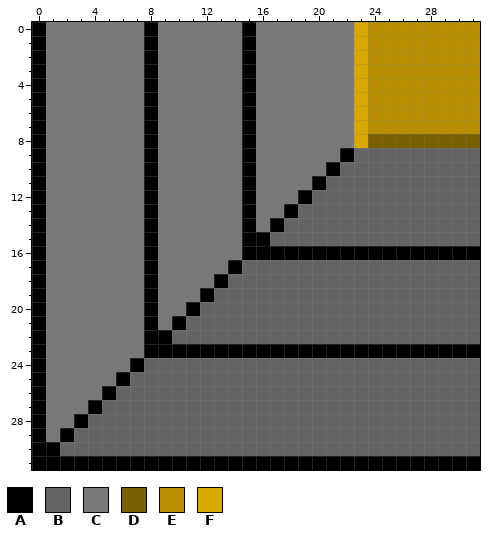
Two states of a pixel-art sprite, view/resources/brick-walls03.png. The first picture shows the starting point.
The file is 32x32 pixels.
Palette (. is transparent): A #000000  B #646464  C #797979  D #7b5f01  E #b98f00  F #daa900
Pixels before, first column x 0:
 0 ACCCCCCCACCCCCCACCCCCCCFEEEEEEEE
 1 ACCCCCCCACCCCCCACCCCCCCFEEEEEEEE
 2 ACCCCCCCACCCCCCACCCCCCCFEEEEEEEE
 3 ACCCCCCCACCCCCCACCCCCCCFEEEEEEEE
 4 ACCCCCCCACCCCCCACCCCCCCFEEEEEEEE
 5 ACCCCCCCACCCCCCACCCCCCCFEEEEEEEE
 6 ACCCCCCCACCCCCCACCCCCCCFEEEEEEEE
 7 ACCCCCCCACCCCCCACCCCCCCFEEEEEEEE
 8 ACCCCCCCACCCCCCACCCCCCCFDDDDDDDD
 9 ACCCCCCCACCCCCCACCCCCCABBBBBBBBB
10 ACCCCCCCACCCCCCACCCCCABBBBBBBBBB
11 ACCCCCCCACCCCCCACCCCABBBBBBBBBBB
12 ACCCCCCCACCCCCCACCCABBBBBBBBBBBB
13 ACCCCCCCACCCCCCACCABBBBBBBBBBBBB
14 ACCCCCCCACCCCCCACABBBBBBBBBBBBBB
15 ACCCCCCCACCCCCCAABBBBBBBBBBBBBBB
16 ACCCCCCCACCCCCCAAAAAAAAAAAAAAAAA
17 ACCCCCCCACCCCCABBBBBBBBBBBBBBBBB
18 ACCCCCCCACCCCABBBBBBBBBBBBBBBBBB
19 ACCCCCCCACCCABBBBBBBBBBBBBBBBBBB
20 ACCCCCCCACCABBBBBBBBBBBBBBBBBBBB
21 ACCCCCCCACABBBBBBBBBBBBBBBBBBBBB
22 ACCCCCCCAABBBBBBBBBBBBBBBBBBBBBB
23 ACCCCCCCAAAAAAAAAAAAAAAAAAAAAAAA
24 ACCCCCCABBBBBBBBBBBBBBBBBBBBBBBB
25 ACCCCCABBBBBBBBBBBBBBBBBBBBBBBBB
26 ACCCCABBBBBBBBBBBBBBBBBBBBBBBBBB
27 ACCCABBBBBBBBBBBBBBBBBBBBBBBBBBB
28 ACCABBBBBBBBBBBBBBBBBBBBBBBBBBBB
29 ACABBBBBBBBBBBBBBBBBBBBBBBBBBBBB
30 AABBBBBBBBBBBBBBBBBBBBBBBBBBBBBB
31 AAAAAAAAAAAAAAAAAAAAAAAAAAAAAAAA
Now the later version:
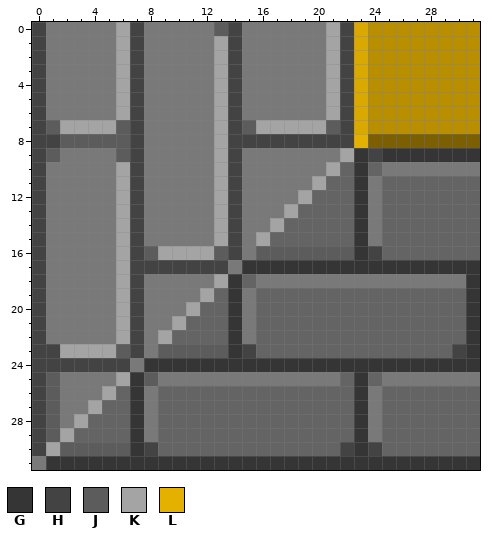
Colours new in this view: G #353535  H #434343  J #5d5c5c  K #a4a4a4  L #e5b100
Change:
Colour A becomes colour B in row 16 at x 25 to 31; in row 23 at x 16 to 29.
Colour A becomes colour C in rows 0 to 6 at x 8 and 15; in rows 7 to 8 at x 8; in rows 9 to 15 at x 8 and 15; in row 16 at x 15; in row 17 at x 14; in rows 18 to 23 at x 8.
Colour A becomes colour C in row 24 at x 7; in row 31 at x 0.
Colour B becomes colour C in row 10 at x 25 to 31; in rows 11 to 15 at x 24; in row 18 at x 16 to 30; in rows 19 to 22 at x 15; in row 25 at x 9 to 21 and 25 to 31; in rows 26 to 29 at x 8 and 24.
Colour A becomes colour G in row 16 at x 23; in row 23 at x 14 and 31; in row 31 at x 1 to 31.
Colour B becomes colour G in row 9 at x 23 and 25 to 31; in rows 10 to 15 at x 23; in row 17 at x 15 to 31; in rows 18 to 22 at x 14 and 31; in row 24 at x 8 to 31; in rows 25 to 30 at x 7 and 23.
Colour A becomes colour H in rows 0 to 7 at x 0; in row 8 at x 0 and 15; in rows 9 to 15 at x 0; in row 16 at x 0 and 24; in row 17 at x 0 and 8; in rows 18 to 22 at x 0.
Colour A becomes colour H in row 23 at x 0, 15 and 30; in rows 24 to 30 at x 0.
Colour B becomes colour H in row 9 at x 24; in row 30 at x 8, 22 and 24.
Colour C becomes colour H in rows 0 to 7 at x 7, 14 and 22; in row 8 at x 1, 7, 14 and 16 to 22; in rows 9 to 16 at x 7 and 14; in row 17 at x 7 and 9 to 13; in rows 18 to 22 at x 7; in row 23 at x 1 and 7.
Colour C becomes colour H in row 24 at x 1 to 6.
Colour A becomes colour J in row 7 at x 15; in row 16 at x 8 and 16 to 22; in row 23 at x 9 to 13.
Colour B becomes colour J in row 25 at x 8; in row 30 at x 2 to 6.
Colour C becomes colour J in row 0 at x 13; in row 7 at x 1, 6 and 21; in row 8 at x 2 to 6; in row 9 at x 1 and 6; in row 16 at x 13; in row 23 at x 6.
Colour C becomes colour J in rows 25 to 29 at x 1.
Colour A becomes colour K in row 9 at x 22; in row 10 at x 21; in row 11 at x 20; in row 12 at x 19; in row 13 at x 18; in row 14 at x 17.
Colour A becomes colour K in row 15 at x 16; in row 18 at x 13; in row 19 at x 12; in row 20 at x 11; in row 21 at x 10; in row 22 at x 9.
Colour A becomes colour K in row 25 at x 6; in row 26 at x 5; in row 27 at x 4; in row 28 at x 3; in row 29 at x 2; in row 30 at x 1.
Colour C becomes colour K in row 0 at x 6 and 21; in rows 1 to 6 at x 6, 13 and 21; in row 7 at x 2 to 5, 13 and 16 to 20; in rows 8 to 9 at x 13; in rows 10 to 15 at x 6 and 13; in row 16 at x 6 and 9 to 12.
Colour C becomes colour K in rows 17 to 22 at x 6; in row 23 at x 2 to 5.
Colour F becomes colour L in row 8 at x 23.
Changed places in both pictures, as pixel boxes (x1, y1, x2, y2):
changed: (32, 22, 480, 470)
